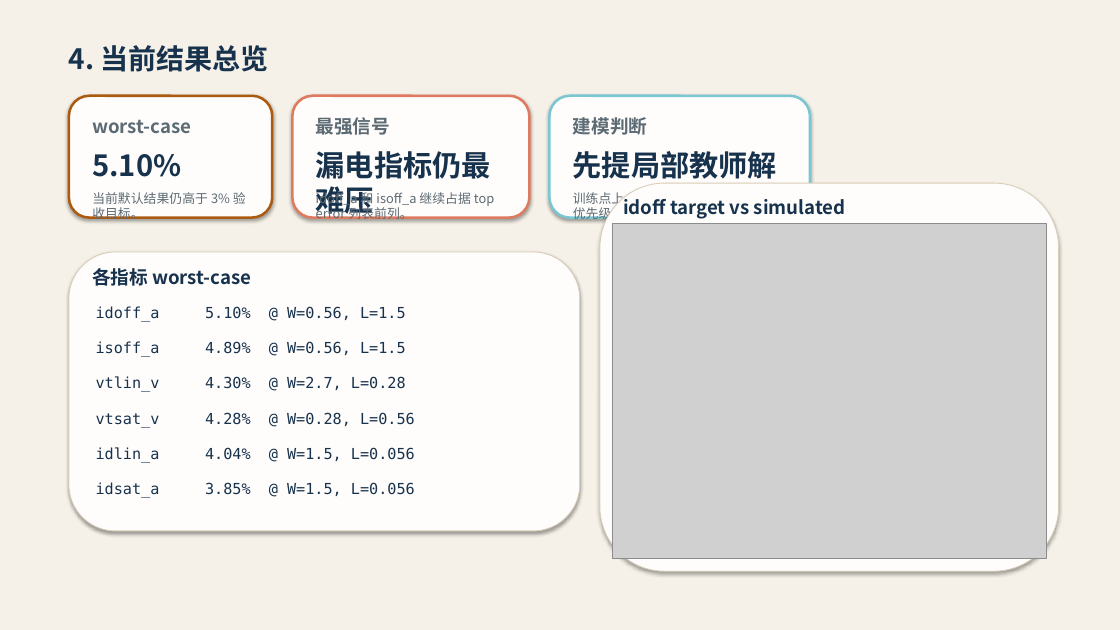
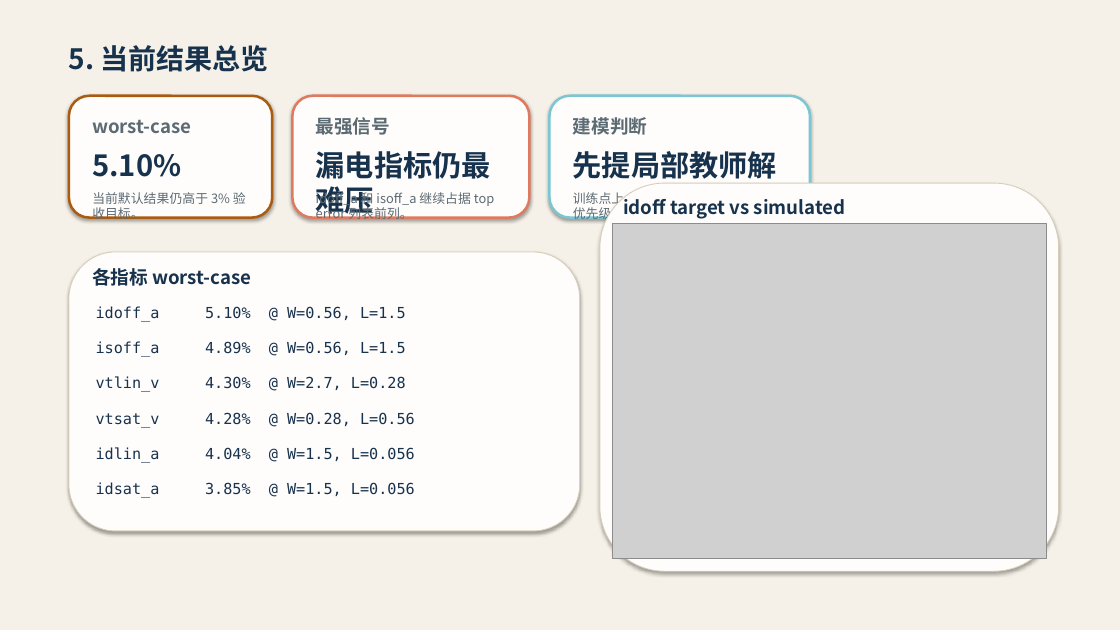
Before and after one commit to Chunhui92/autofitting_spice, a slide deck: slide 6 of artifacts/calibration_output/project_progress_summary_2026-04-22.pptx (slide 5 before the commit). Drawn at 1120x630 pixels with LibreOffice and Linux fonts; fonts in the diff are those of the drawing; grey boxes stand for pictures. Boxes give left, top, right and bottom in pixels: in the first picture for what was removed or moved away, otherwise in the second. Text is boxed around its words. In the diff, an @@ line names an element or a change of style, - is before the commit and + after.

```diff
--- a/artifacts/calibration_output/project_progress_summary_2026-04-22.pptx
+++ b/artifacts/calibration_output/project_progress_summary_2026-04-22.pptx
@@ text at (69,45,269,72): text changed @@
-4. 当前结果总览
+5. 当前结果总览
```
Also in this commit, not shown: 6 other slides changed, 1 slide added, 1 other file.
